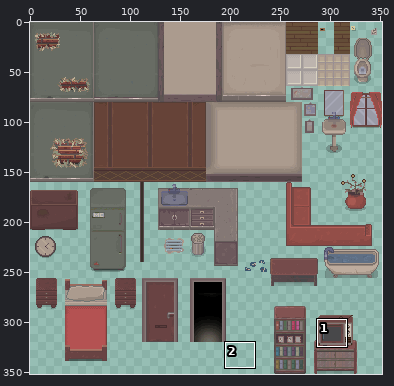
Two versions of one sprite sheet, assets/sprites/Escenario/Tileset.png. Above: a wide view before the commit, with the close-up outlined.
Close-up. Before the edit:
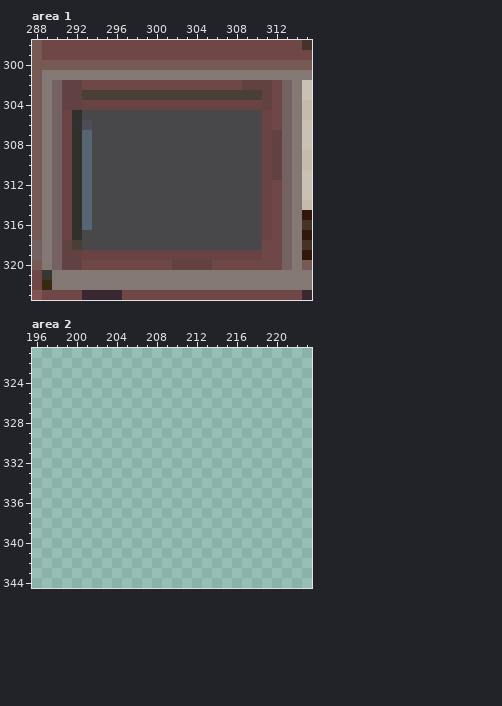
The file is 352x352 pixels. Pixels under 10% opacity are left out. Colours within 5 levels of each other are drawn and written as one. Shown: area 1: x 288..315, y 298..323; area 2: x 196..223, y 321..344. The commit also changed other parts of the picture, which this record leaves out.
New version:
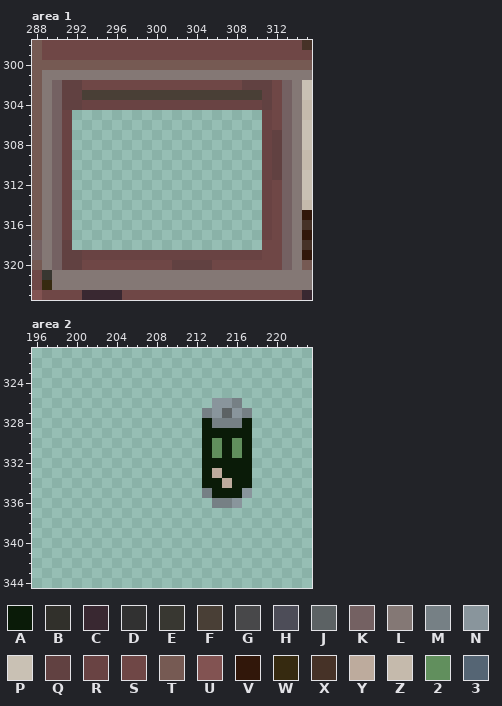
Palette (. is transparent): A #0a1b08  B #31302b  C #392831  D #313131  E #383731  F #493f36  G #48484a  H #4d4d58  J #5c6264  K #746162  L #847875  M #768085  N #89959c  P #c9c1b4  Q #614141  R #694343  S #6f4746  T #765a53  U #825352  V #31170a  W #362a10  X #463227  Y #bdab9d  Z #c5baac  2 #618f5d  3 #556574
Diff:
{"where": "area 1"}
{"y":305,"x":292,"old":"BGGGGGGGGGGGGGGGGGG","new":"..................."}
{"y":306,"x":292,"old":"DHGGGGGGGGGGGGGGGGG","new":"..................."}
{"y":307,"x":292,"old":"B3GGGGGGGGGGGGGGGGG","new":"..................."}
{"y":308,"x":292,"old":"B3GGGGGGGGGGGGGGGGG","new":"..................."}
{"y":309,"x":292,"old":"B3GGGGGGGGGGGGGGGGG","new":"..................."}
{"y":310,"x":292,"old":"B3GGGGGGGGGGGGGGGGG","new":"..................."}
{"y":311,"x":292,"old":"B3GGGGGGGGGGGGGGGGG","new":"..................."}
{"y":312,"x":292,"old":"B3GGGGGGGGGGGGGGGGG","new":"..................."}
{"y":313,"x":292,"old":"B3GGGGGGGGGGGGGGGGG","new":"..................."}
{"y":314,"x":292,"old":"B3GGGGGGGGGGGGGGGGG","new":"..................."}
{"y":315,"x":292,"old":"B3GGGGGGGGGGGGGGGGG","new":"..................."}
{"y":316,"x":292,"old":"B3GGGGGGGGGGGGGGGGG","new":"..................."}
{"y":317,"x":292,"old":"BGGGGGGGGGGGGGGGGGG","new":"..................."}
{"y":318,"x":292,"old":"FGGGGGGGGGGGGGGGGGG","new":"..................."}
{"where": "area 2"}
{"y":326,"x":214,"old":"...","new":"NNM"}
{"y":327,"x":213,"old":".....","new":"MNJNM"}
{"y":328,"x":213,"old":".....","new":"AMMMA"}
{"y":329,"x":213,"old":".....","new":"AAAAA"}
{"y":330,"x":213,"old":".....","new":"A2A2A"}
{"y":331,"x":213,"old":".....","new":"A2A2A"}
{"y":332,"x":213,"old":".....","new":"AAAAA"}
{"y":333,"x":213,"old":".....","new":"AYAAA"}
{"y":334,"x":213,"old":".....","new":"AAYAA"}
{"y":335,"x":213,"old":".....","new":"MAAAN"}
{"y":336,"x":214,"old":"...","new":"MMN"}
{"label":"erased","picture_box":[72,110,262,250]}
{"label":"added","picture_box":[202,398,252,508]}
